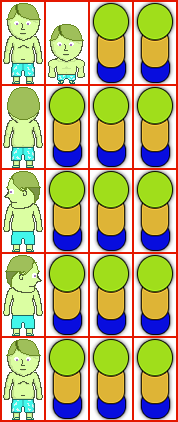
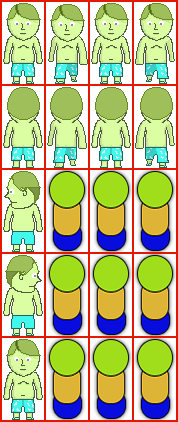
Comparing the layer stacks of the two 178px x 422px images. Changes:
renamed "Idle 4" to "Back 4", painted on it over [134, 86, 176, 168]
renamed "Idle 3" to "Back 3", painted on it over [90, 86, 132, 168]
renamed "Idle 2" to "Back 2", painted on it over [46, 86, 88, 168]
renamed "Layer 2" to "Back 1", painted on it over [13, 165, 33, 166]
renamed "Idle 4" to "Walk 4", painted on it over [134, 2, 176, 84]
renamed "Idle 3" to "Walk 3", painted on it over [90, 2, 132, 84]
renamed "Front 2" to "Walk 2", painted on it over [48, 4, 88, 84]
renamed "Front 1" to "Walk 1", painted on it over [9, 36, 37, 37]
